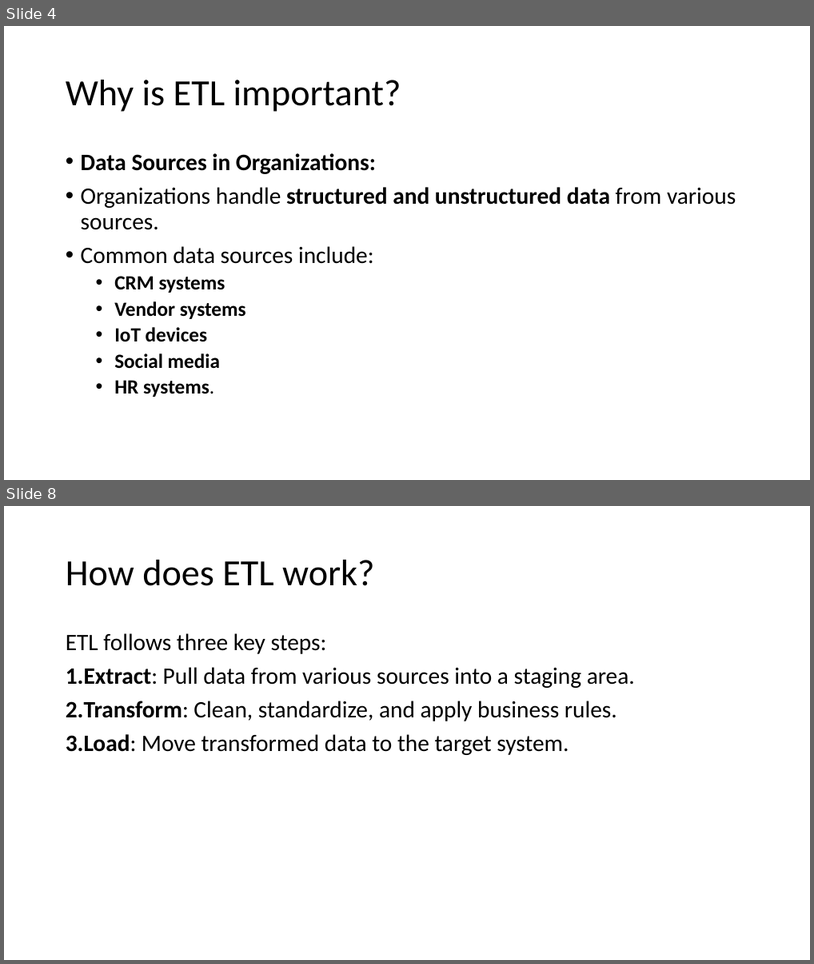
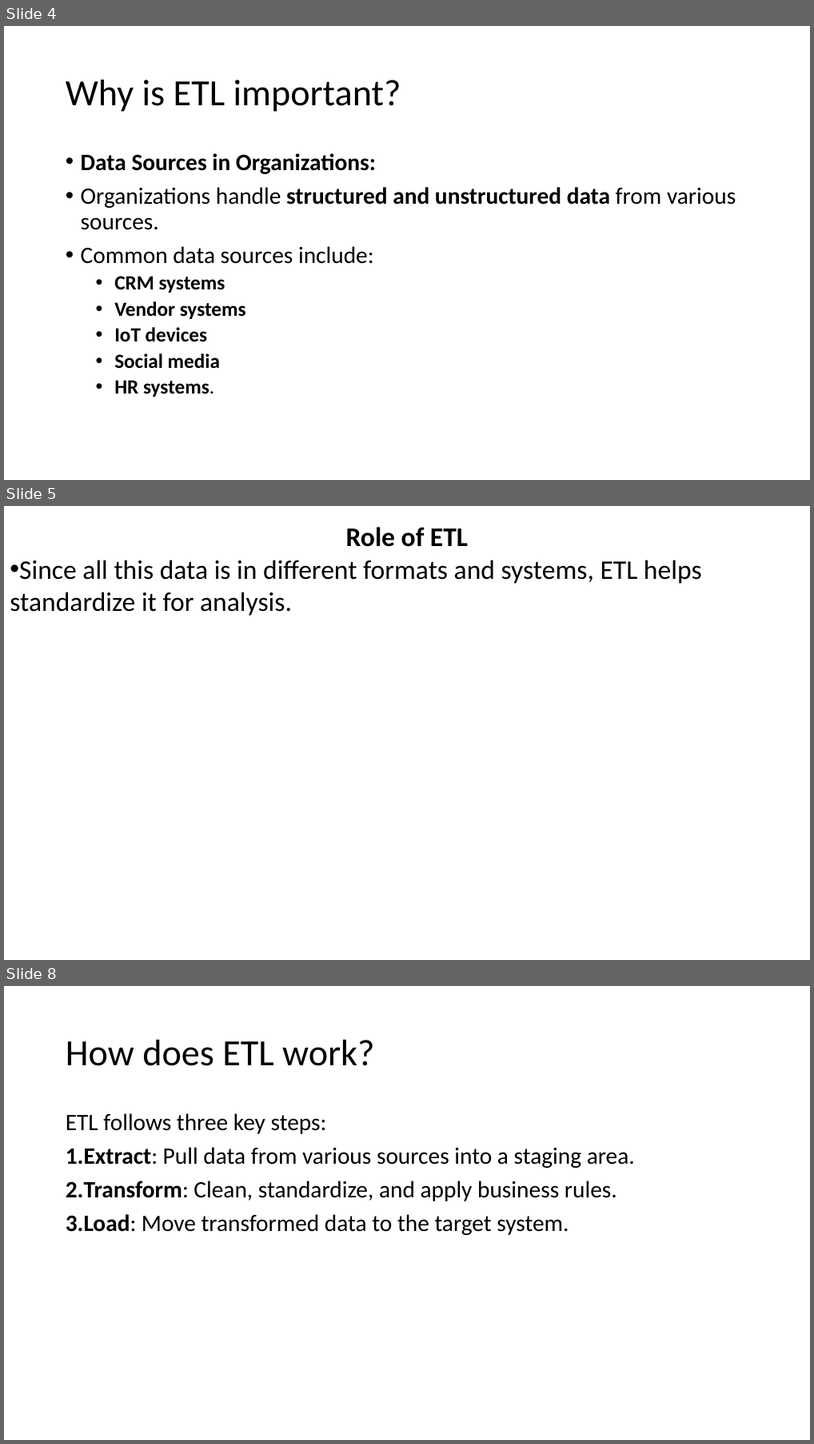
Before and after one commit to AbdulRahmanMohammedEid/E-commerce-Data-Warehouse, a slide deck: e commerce presentation.pptx. Shown one above the other, each under a label of ours: slides 4 and 8 before the commit, slides 4, 5 and 8 after it; the slides between them are not shown. The pictures are 814x964 and 814x1444 pixels, drawn with LibreOffice and Linux fonts; fonts in the diff are those of the drawing. Boxes give left, top, right and bottom in pixels: in the first picture for what was removed or moved away, otherwise in the second. Text is boxed around its words. In the diff, an @@ line names an element or a change of style, - is before the commit and + after.

```diff
--- a/e commerce presentation.pptx
+++ b/e commerce presentation.pptx
@@ slide 5 added at (4,506,810,960), background #FFFFFF @@
@@ text added at (10,527,702,616), 32 pt, text #000000 @@
+Role of ETL
+• Since all this data is in different formats and systems, ETL helps standardize it for analysis.
```
Also in this commit, not shown: 2 slides changed, 6 other slides added, 13 slides removed.
